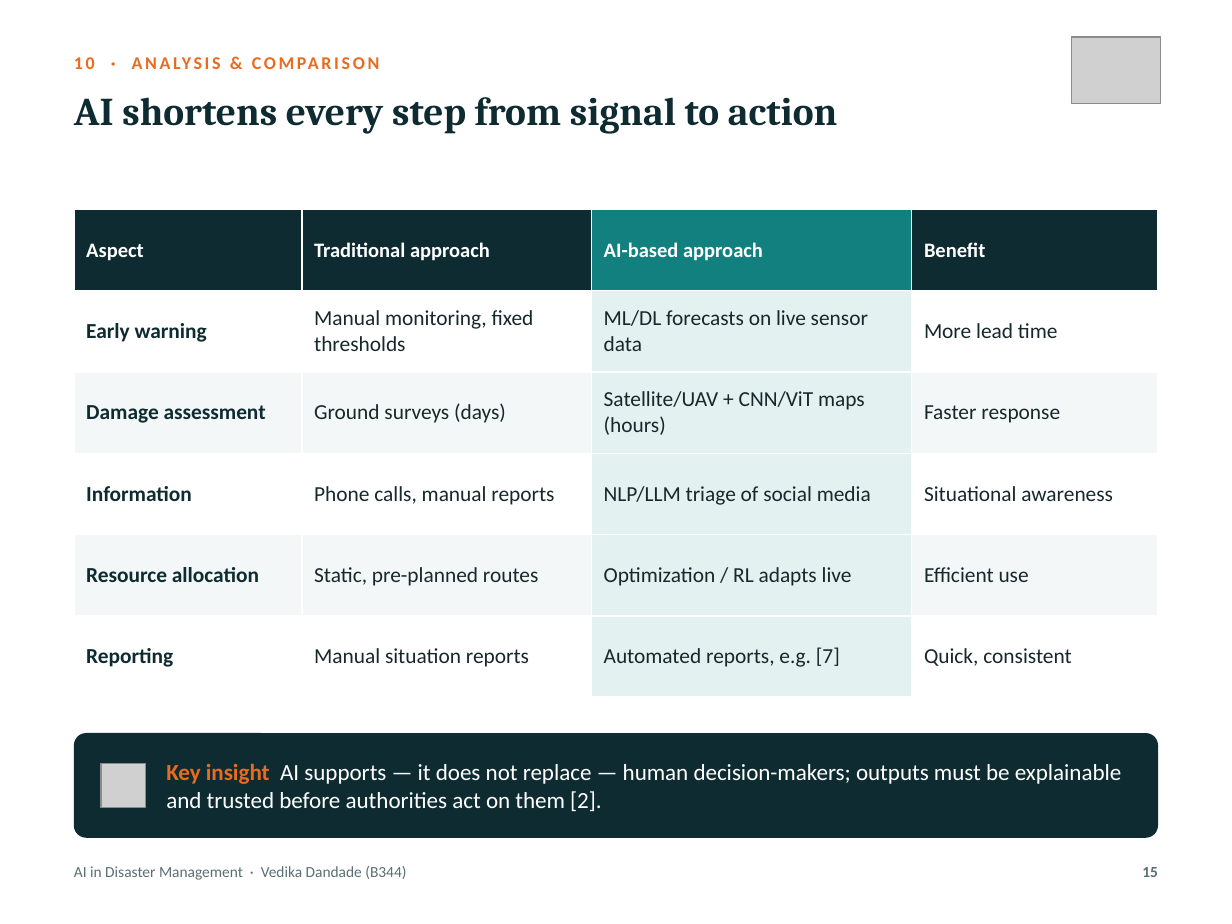
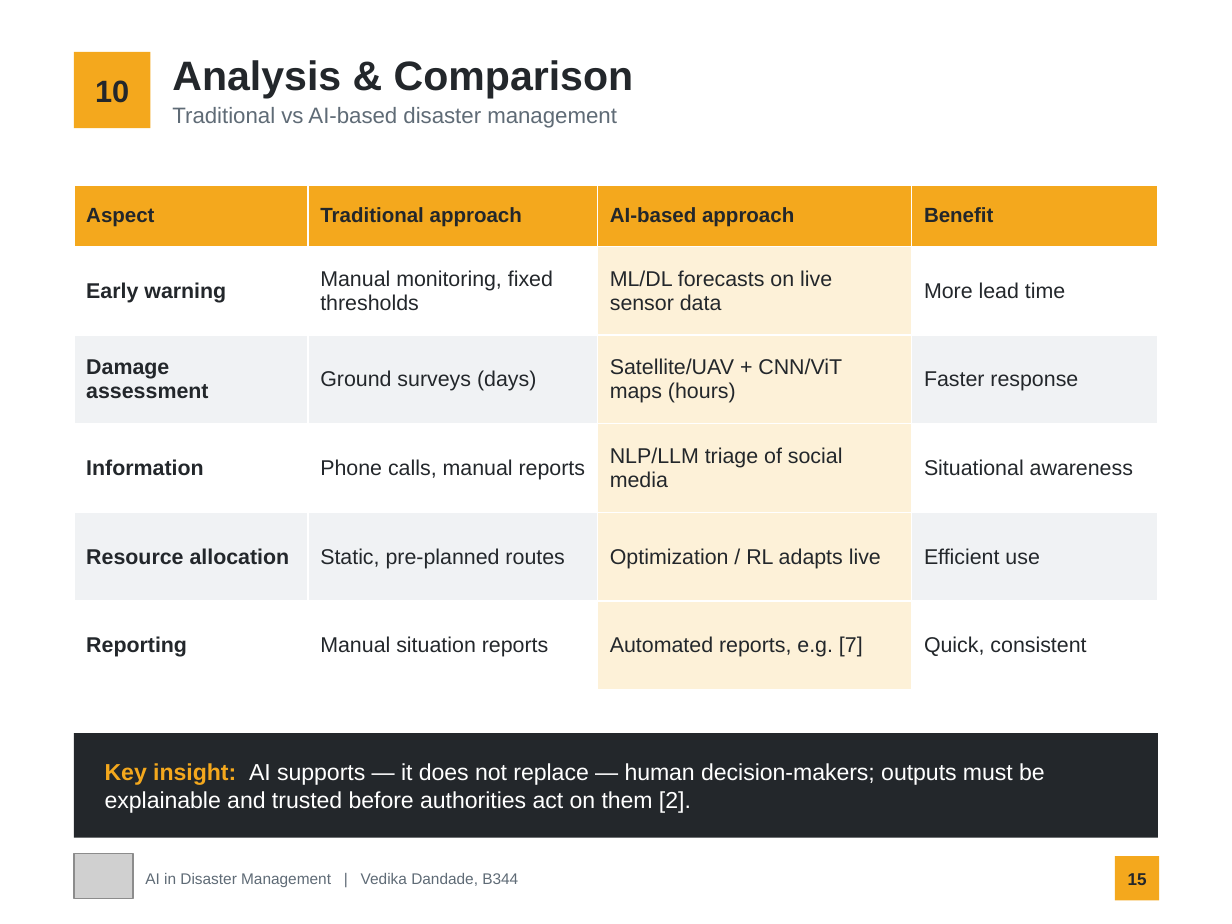
Before and after one commit to UtkarshKale/Cooga, a slide deck: slide 15 of seminar-ppt/Seminar_PPT_AI_Disaster_Management_B344_Vedika_Dandade.pptx. Drawn at 1232x924 pixels with LibreOffice and Linux fonts; fonts in the diff are those of the drawing; grey boxes stand for pictures. Boxes give left, top, right and bottom in pixels: in the first picture for what was removed or moved away, otherwise in the second. Text is boxed around its words. In the diff, an @@ line names an element or a change of style, - is before the commit and + after.

```diff
--- a/seminar-ppt/Seminar_PPT_AI_Disaster_Management_B344_Vedika_Dandade.pptx
+++ b/seminar-ppt/Seminar_PPT_AI_Disaster_Management_B344_Vedika_Dandade.pptx
@@ rectangle added at (74,52,150,128), fill #F4A81D, 18 pt, text #23272B, bold @@
+10
@@ text "Analysis & Comparison" at (172,60,633,98): vertical alignment top to middle @@
@@ text at (172,60,633,98): text changed; size 10.5 to 24 pt; font Calibri to Arial; text colour #EA6A1E to #23272B @@
-10 · ANALYSIS & COMPARISON
+Analysis & Comparison
@@ text removed at (74,97,837,134) @@
-AI shortens every step from signal to action
@@ text added at (172,107,617,128), 13 pt, text #5F6B76 @@
+Traditional vs AI-based disaster management
@@ table at (74,185,1158,690) @@
@@ fill #0E2B31 to #F4A81D in 3 cells @@
@@ fill #12807F to #F4A81D in row 1, column 3 @@
@@ fill #E3F1F0 to #FDF1D8 in 5 cells @@
@@ fill #F3F7F7 to #F0F2F4 in 6 cells @@
@@ font Calibri to Arial @@
@@ text colour #FFFFFF to #23272B in "Aspect", "Traditional approach", "AI-based approach", "Benefit" @@
@@ text colour #0E2B31 to #23272B in "Early warning", "Damage assessment", "Information", "Resource allocation" and 1 more places @@
@@ text colour #17282C to #23272B in "Manual monitoring, fixed thresholds", "ML/DL forecasts on live sensor data", "More lead time", "Ground surveys (days)" and 11 more places @@
@@ less space between paragraphs @@
@@ table: place and size @@
-table at (74,209,1158,697)
+table at (74,185,1158,690)
@@ rounded rectangle removed at (74,733,1158,838) @@
@@ rectangle added at (74,733,1158,838), fill #23272B @@
@@ picture removed at (101,764,145,808) @@
@@ text at (105,763,1045,813): text changed; font Calibri to Arial @@
-Key insight AI supports — it does not replace — human decision-makers; outputs must be explainable and trusted before authorities act on them [2].
+Key insight: AI supports — it does not replace — human decision-makers; outputs must be explainable and trusted before authorities act on them [2].
@@ picture: place and size @@
-picture at (1072,37,1161,103)
+picture at (74,854,133,898)
@@ text "AI in Disaster Management | ..." at (145,873,518,887): vertical alignment top to middle @@
@@ page number: place and size @@
-page number at (1142,867,1158,877)
+page number at (1115,856,1159,901)
@@ page number at (1115,856,1159,901): size 9 to 10 pt, font Calibri to Arial, text colour #5B6E72 to #23272B; alignment right to centre; vertical alignment top to middle; fill none to #F4A81D @@
@@ text at (145,873,518,887): text changed; font Calibri to Arial; text colour #5B6E72 to #5F6B76 @@
-AI in Disaster Management · Vedika Dandade (B344)
+AI in Disaster Management | Vedika Dandade, B344
```
Also in this commit, not shown: 17 other slides changed, 5 other files.
